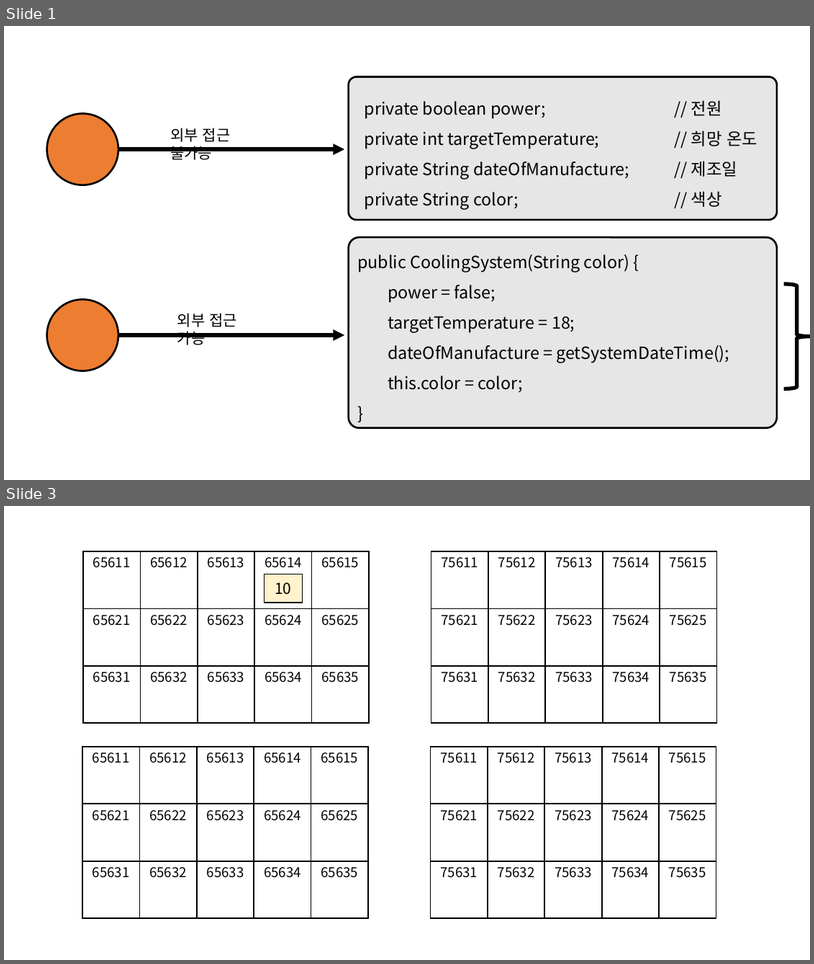
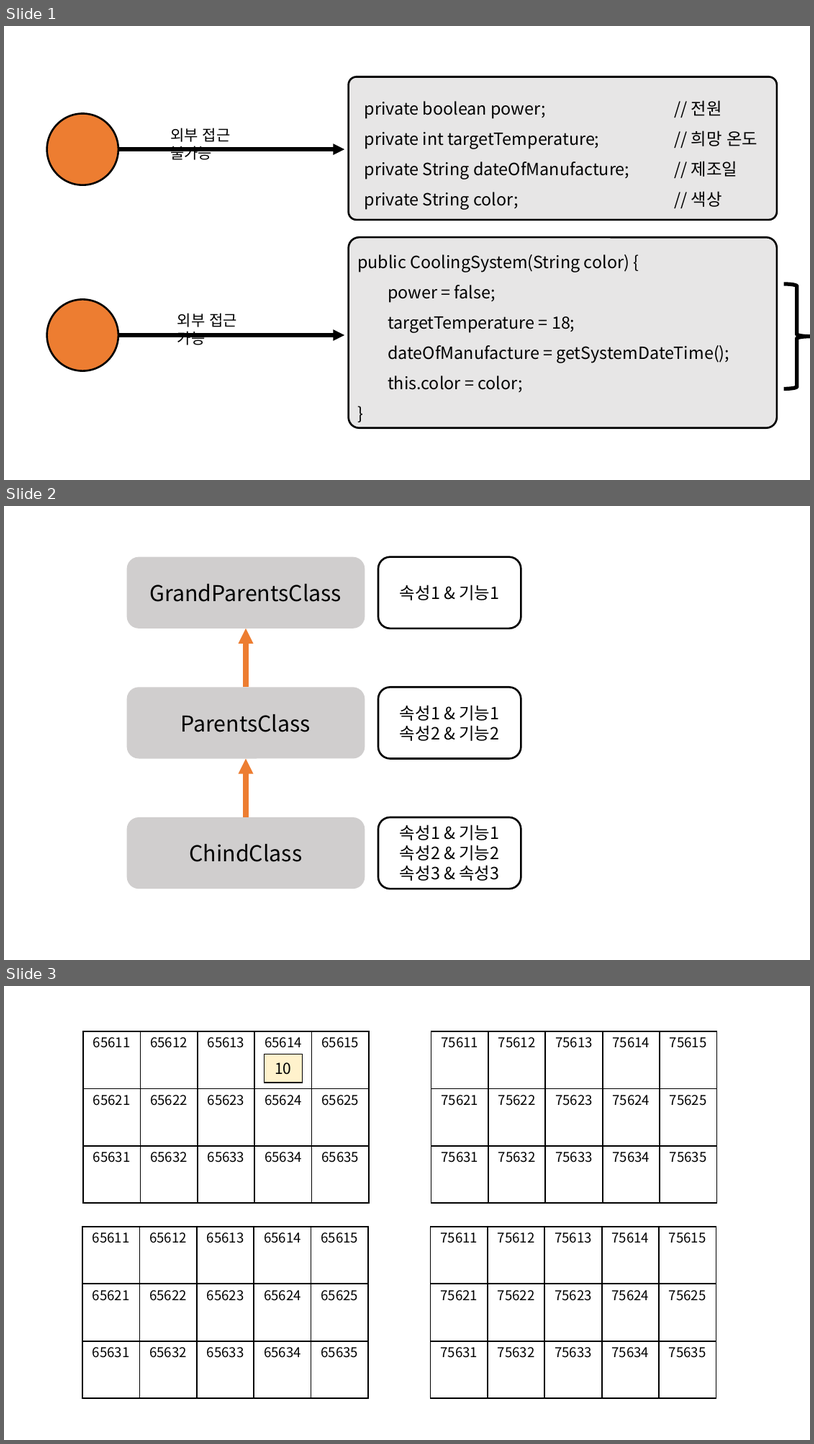
Before and after one commit to ho8566z/daily_log, a slide deck: create_notion_img.pptx. Shown one above the other, each under a label of ours: slides 1 and 3 before the commit, slides 1, 2 and 3 after it; the slides between them are not shown. The pictures are 814x964 and 814x1444 pixels, drawn with LibreOffice and Linux fonts; fonts in the diff are those of the drawing. Boxes give left, top, right and bottom in pixels: in the first picture for what was removed or moved away, otherwise in the second. Text is boxed around its words. In the diff, an @@ line names an element or a change of style, - is before the commit and + after.

```diff
--- a/create_notion_img.pptx
+++ b/create_notion_img.pptx
@@ slide 2 added at (4, 506, 810, 960), background #FFFFFF @@
@@ group added at (127, 557, 521, 888): 6 rounded rectangles, 2 arrows @@
+GrandParentsClass
+ParentsClass
+ChindClass
+속성1 & 기능1
+속성1 & 기능1
+속성2 & 기능2
+속성1 & 기능1
+속성2 & 기능2
+속성3 & 속성3
```
Also in this commit, not shown: 1 other slide added, 2 slides removed, 10 other files.
